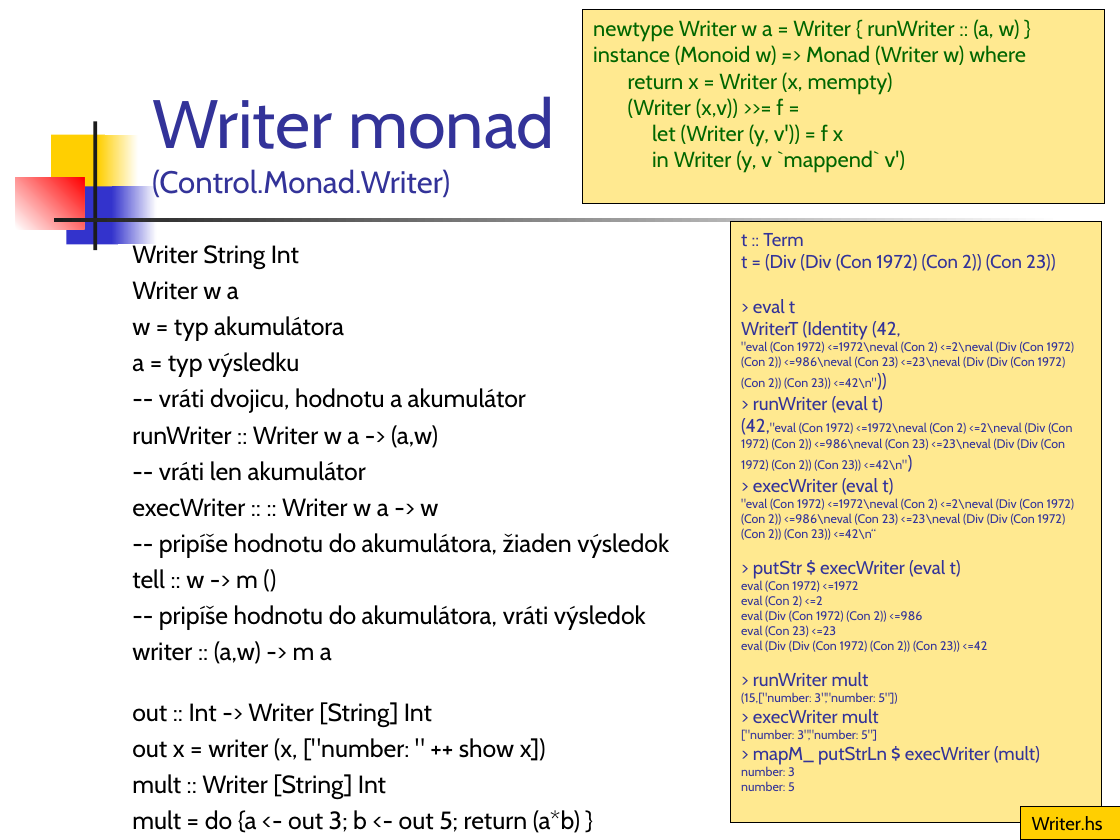
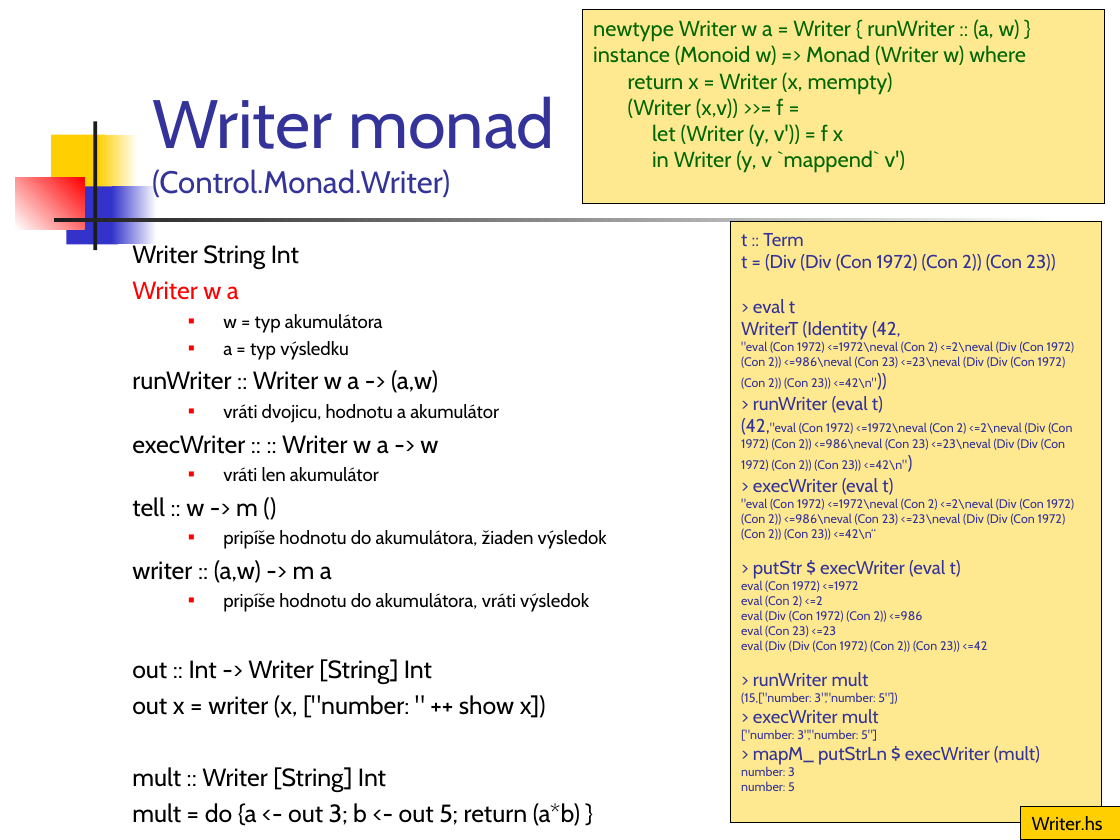
Before and after one commit to Funkcionalne/Prednasky, a slide deck: slide 11 of 13/13_fpro.ppt. Drawn at 1120x840 pixels with LibreOffice and Linux fonts; fonts in the diff are those of the drawing. Boxes give left, top, right and bottom in pixels: in the first picture for what was removed or moved away, otherwise in the second. Text is boxed around its words. In the diff, an @@ line names an element or a change of style, - is before the commit and + after.

```diff
--- a/13/13_fpro.ppt
+++ b/13/13_fpro.ppt
@@ text at box(132, 281, 383, 360): text colour #000000 to #FF0000 in "Writer w a"; size 16 to 12 pt in "w = typ akumulátora", "a = typ výsledku"; bullet none to ■; list level 1 to 2 in "w = typ akumulátora"; list level 1 to 2 in "a = typ výsledku" @@
@@ text at box(159, 388, 526, 413): paragraph removed @@
--- vráti dvojicu, hodnotu a akumulátor
@@ text at box(223, 404, 499, 423): text changed; size 16 to 12 pt @@
--- vráti len akumulátor
+  ■ vráti dvojicu, hodnotu a akumulátor
@@ text at box(223, 467, 379, 482): text changed; size 16 to 12 pt @@
--- pripíše hodnotu do akumulátora, žiaden výsledok
+  ■ vráti len akumulátor
@@ text at box(223, 530, 607, 549): text changed; size 16 to 12 pt @@
--- pripíše hodnotu do akumulátora, vráti výsledok
+  ■ pripíše hodnotu do akumulátora, žiaden výsledok
@@ text at box(223, 593, 589, 612): paragraph added @@
+  ■ pripíše hodnotu do akumulátora, vráti výsledok
```
Also in this commit, not shown: 3 other slides changed, 13 other files.
